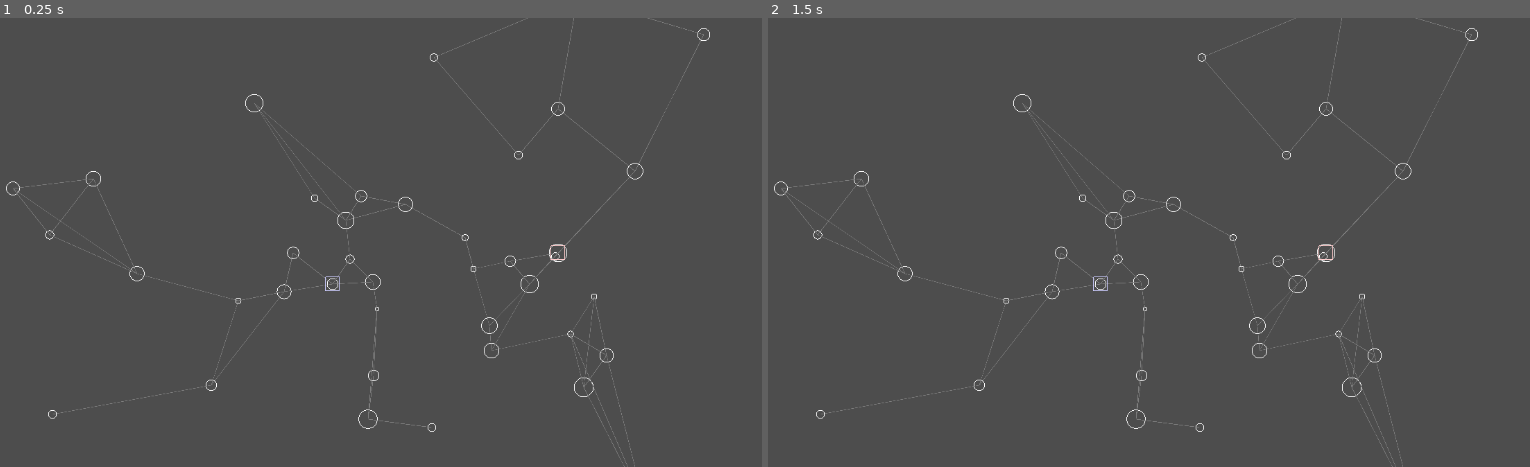
Above: before the commit, frames 1-2 (left to right).
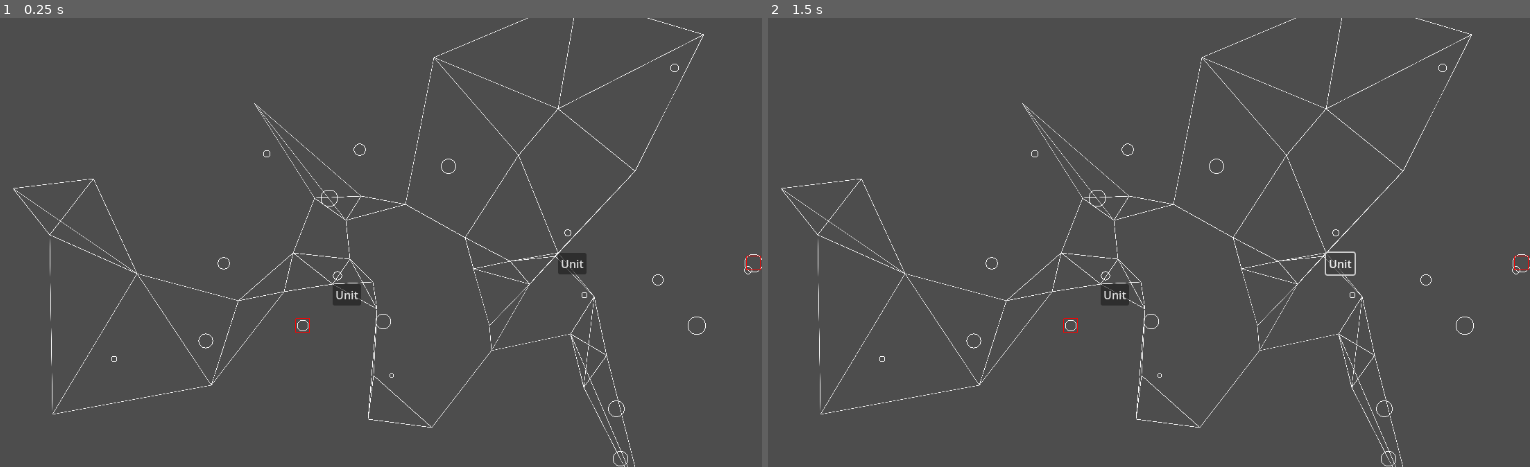
Above: after the commit, the same moments.

Repository: Trylobot/space_strategy_game
Game: Godot game, scene res://main.tscn
The game is run twice, just before and just after one commit, with the same random seed, the same clock (stepped at 60 frames per second) and the same inputs.
Inputs (mouse positions are in pixels of both pictures, inside the frame that each line leads up to):
- Up to frame 1 (0.25 s): no input
- Up to frame 2 (1.5 s): click (1339, 264) at 0.5 s, where only the run after the commit has a clickable "Unit"; click (1339, 264) at 1.25 s, where only the run after the commit has a clickable "Unit"

The runs differ from the first frame. In frame 1, 2.7% of the frame differs, in the area x 0-100%, y 0-100%; in frame 2, 2.6%.

Commit message:
units can be clicked, but positions of different elements are not aligning to the same coordinate space

Diff:
--- a/camera_2d.gd
+++ b/camera_2d.gd
@@ -30,10 +30,11 @@
 		position = start_position + relative_motion * (viewport_size * zoom)
 
 func zoom_at_point(zoom_factor: float, point: Vector2):
-	var new_zoom = zoom * zoom_factor
-	new_zoom.x = clamp(new_zoom.x, min_zoom, max_zoom)
-	new_zoom.y = clamp(new_zoom.y, min_zoom, max_zoom)
-
-	var mouse_pos = point - position
-	position += (mouse_pos - mouse_pos) * zoom_factor
-	zoom = new_zoom
+	#var new_zoom = zoom * zoom_factor
+	#new_zoom.x = clamp(new_zoom.x, min_zoom, max_zoom)
+	#new_zoom.y = clamp(new_zoom.y, min_zoom, max_zoom)
+	#
+	#var mouse_pos = point - position
+	#position += (mouse_pos - mouse_pos) * zoom_factor
+	#zoom = new_zoom
+	pass
--- a/faction.gd
+++ b/faction.gd
@@ -21,9 +21,10 @@
 	for unit_type in STARTING_UNITS:
 		var unit = unit_scene.instantiate()
 		unit.unit_type = unit_type
-		unit.position = starmap.get_child( randi() % starmap.get_children().size() ).position
+		var star_idx = randi() % starmap.get_children().size()
+		unit.global_position = starmap.get_child( star_idx ).global_position
 		$Units.add_child( unit )
 	pass
 
-func get_units():
+func get_units() -> Array[Node]:
 	return $Units.get_children()
--- a/main.gd
+++ b/main.gd
@@ -14,43 +14,32 @@
 var default_font = ThemeDB.fallback_font
 var default_font_size = ThemeDB.fallback_font_size
 
-@onready var star_scene = load("res://star.tscn")
-@onready var spacelane_scene = load("res://spacelane.tscn")
-@onready var faction_scene = load("res://faction.tscn")
-@onready var unit_scene = load("res://unit.tscn")
-
-#var stars = []
-#var star_lanes = []
-
-
+var star_scene = load("res://star.tscn")
+var spacelane_scene = load("res://spacelane.tscn")
+var faction_scene = load("res://faction.tscn")
+var unit_scene = load("res://unit.tscn")
 
 func _ready():
 	randomize() # Seed the random number generator
-
 	generate_stars()
-
 	add_factions()
 	spawn_starting_units()
-
-	#update()
 	pass
 
 func _draw():
+	for spacelane in $Spacelanes.get_children():
+		spacelane._draw()
 	for star in $Starmap.get_children():
-		draw_circle( star.position, star.size, STAR_COLOR, false )
-	for spacelane in $Spacelanes.get_children():
-		draw_line( $Starmap.get_child(spacelane.s0).position, $Starmap.get_child(spacelane.s1).position, STARLANE_COLOR, 0.25, true )
+		star._draw()
 	for faction in $Factions.get_children():
 		for unit in faction.get_units():
-			draw_rect(Rect2(unit.position + Vector2(-10,-10), Vector2(20,20)), faction.color, false)
-	#draw_string(default_font, Vector2.ZERO, "0,0", HORIZONTAL_ALIGNMENT_LEFT, -1, default_font_size)
-	#draw_string(default_font, Vector2(-0.5 * MAP_WIDTH, -0.5 * MAP_HEIGHT), ",0", HORIZONTAL_ALIGNMENT_LEFT, -1, default_font_size)
+			unit._draw()
 	pass
 
 func generate_stars():
 	for i in range(STAR_COUNT):
 		var star = star_scene.instantiate()
-		star.position = Vector2( randi() % MAP_WIDTH - (0.5 * MAP_WIDTH), randi() % MAP_HEIGHT - (0.5 * MAP_HEIGHT) )
+		star.global_position = Vector2( randi() % MAP_WIDTH - (0.5 * MAP_WIDTH), randi() % MAP_HEIGHT - (0.5 * MAP_HEIGHT) )
 		star.size = randf() * 11 + 3  # Random size between 3 and 12
 		star.brightness = randf() * 0.5 + 0.5  # Random brightness between 0.5 and 1
 		star.distance_to_star = {} # distance to all other stars by star index
@@ -59,7 +48,7 @@
 
 	for i in range(STAR_COUNT):
 		for j in range(STAR_COUNT):
-			$Starmap.get_child(i).distance_to_star[j] = $Starmap.get_child(i).position.distance_to( $Starmap.get_child(j).position )
+			$Starmap.get_child(i).distance_to_star[j] = $Starmap.get_child(i).global_position.distance_to( $Starmap.get_child(j).global_position )
 	for i in range(STAR_COUNT):
 		for j in range(STAR_COUNT):
 			$Starmap.get_child(i).stars_by_distance.append({
@@ -71,26 +60,19 @@
 		var s0_idx = randi() % STAR_COUNT
 		var s0 = $Starmap.get_child(s0_idx)
 		# first star is always self with distance 0, closest neighbor should be position 1, etc
-		var spacelane
-		if s0.size >= 3:
-			spacelane = spacelane_scene.instantiate()
-			spacelane.s0 = s0_idx
-			spacelane.s1 = $Starmap.get_child(s0_idx).stars_by_distance[1].star_idx
-			$Spacelanes.add_child(spacelane)
-		if s0.size >= 6:
-			spacelane = spacelane_scene.instantiate()
-			spacelane.s0 = s0_idx
-			spacelane.s1 = $Starmap.get_child(s0_idx).stars_by_distance[2].star_idx
-			$Spacelanes.add_child(spacelane)
-		if s0.size >= 9:
-			spacelane = spacelane_scene.instantiate()
-			spacelane.s0 = s0_idx
-			spacelane.s1 = $Starmap.get_child(s0_idx).stars_by_distance[3].star_idx
-			$Spacelanes.add_child(spacelane)
+		for s in [[1,3],[2,6],[3,9]]:
+			var spacelane = create_spacelane(s0_idx,s[0],s[1])
+			$Spacelanes.add_child(spacelane) #offset,min_size
 	pass
 
 func compare_star_distance(s0, s1):
 	return (s1.dist - s0.dist) > 0
+
+func create_spacelane(s0_idx,offset,min_size):
+	var spacelane = spacelane_scene.instantiate()
+	spacelane.s0 = $Starmap.get_child(s0_idx).position
+	spacelane.s1 = $Starmap.get_child($Starmap.get_child(s0_idx).stars_by_distance[offset].star_idx).position
+	return spacelane
 
 func add_factions():
 	for i in range(FACTION_COUNT):
--- a/spacelane.gd
+++ b/spacelane.gd
@@ -1,14 +1,16 @@
 extends Sprite2D
 
-var s0
-var s1
-
+var s0:Vector2
+var s1:Vector2
 
 # Called when the node enters the scene tree for the first time.
 func _ready() -> void:
 	pass # Replace with function body.
 
-
 # Called every frame. 'delta' is the elapsed time since the previous frame.
 func _process(delta: float) -> void:
 	pass
+
+func _draw():
+	draw_line( s0, s1, Color.WHITE, 0.25, true )
+	pass
--- a/star.gd
+++ b/star.gd
@@ -14,3 +14,7 @@
 # Called every frame. 'delta' is the elapsed time since the previous frame.
 func _process(delta: float) -> void:
 	pass
+
+func _draw():
+	draw_circle( position, size, Color.WHITE, false )
+	pass
--- a/unit.gd
+++ b/unit.gd
@@ -1,13 +1,24 @@
 extends Sprite2D
 
 #var faction
-var unit_type
+var unit_type:String
 
 # Called when the node enters the scene tree for the first time.
 func _ready() -> void:
-	pass # Replace with function body.
+	$Hotspot.text = "Unit"
+	$Hotspot.size = Vector2(20,20)
+	$Hotspot.pressed.connect(self._pressed)
+	pass
 
+func _pressed():
+	print("click")
+	pass
 
 # Called every frame. 'delta' is the elapsed time since the previous frame.
 func _process(delta: float) -> void:
+	$Hotspot.global_position = global_position
 	pass
+
+func _draw() -> void:
+	draw_rect(Rect2(global_position + Vector2(-10,-10), Vector2(20,20)), Color.RED, false)
+	pass
--- a/unit.tscn
+++ b/unit.tscn
@@ -4,3 +4,7 @@
 
 [node name="Unit" type="Sprite2D"]
 script = ExtResource("1_ywmu3")
+
+[node name="Hotspot" type="Button" parent="."]
+offset_right = 8.0
+offset_bottom = 8.0
